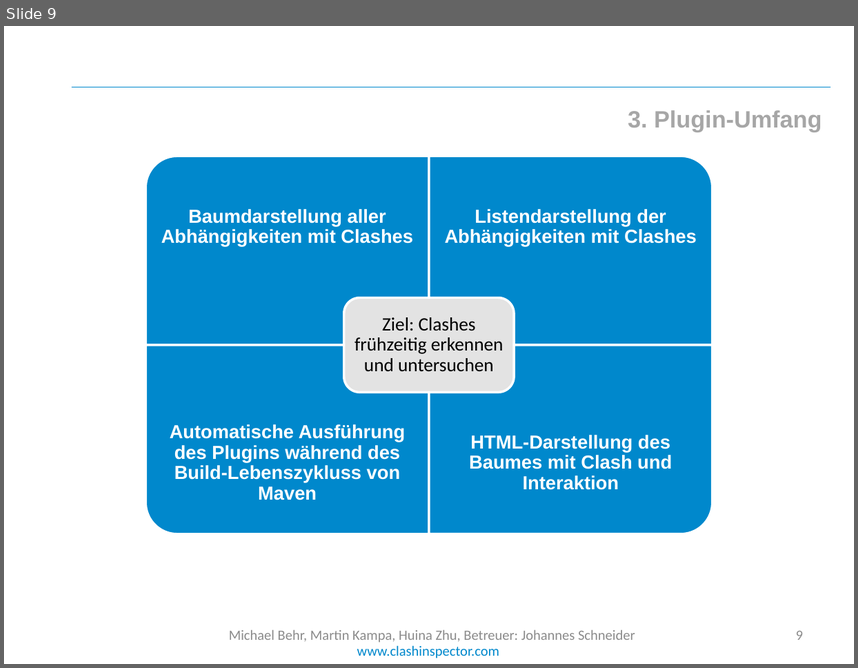
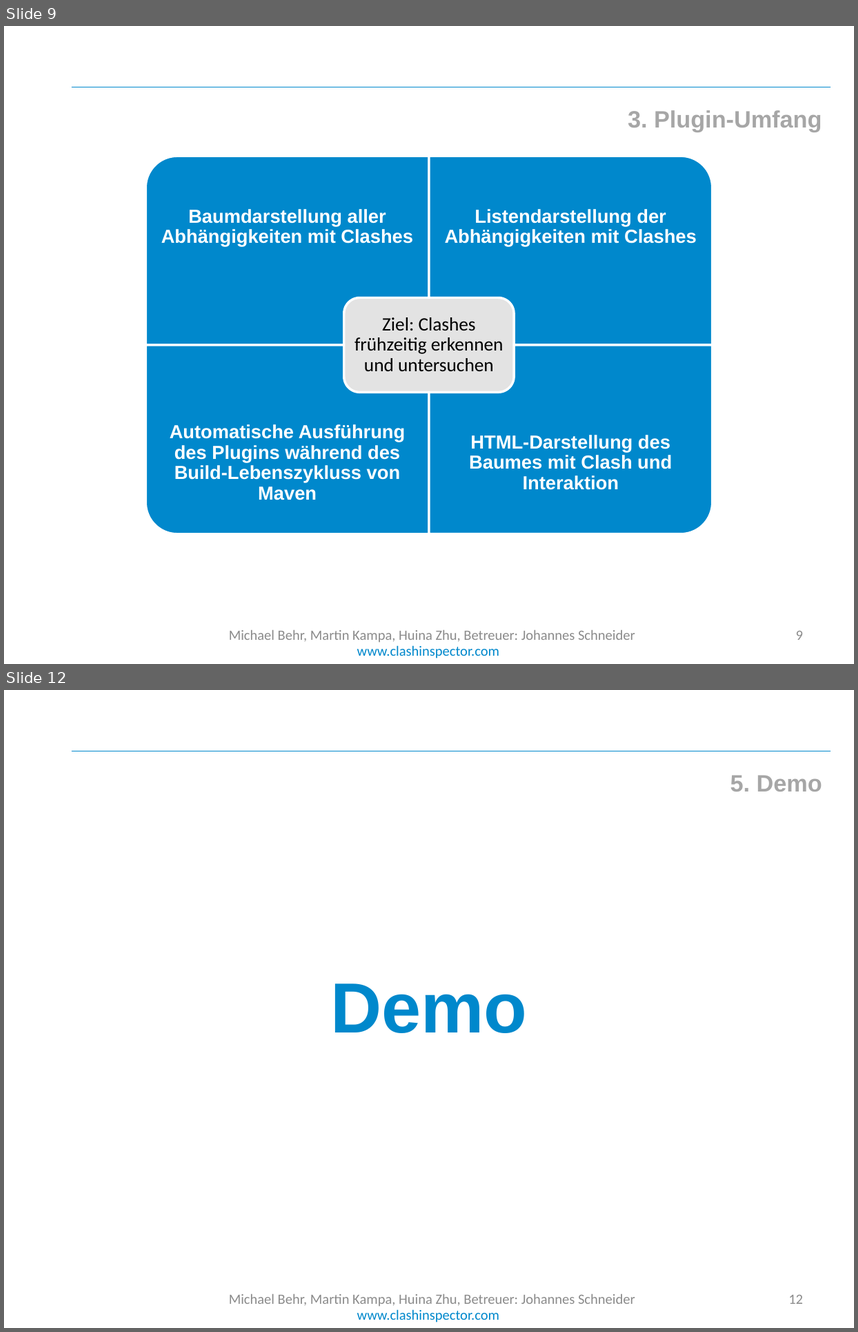
Before and after one commit to cedarsoft/clashinspector.com, a slide deck: presentation/Jahresprojekt Zwischenpräsentation.pptx. Shown one above the other, each under a label of ours: slide 9 before the commit, slides 9 and 12 after it; the slides between them are not shown. The pictures are 858x668 and 858x1332 pixels, drawn with LibreOffice and Linux fonts; fonts in the diff are those of the drawing; background and template pictures are left out. Boxes give left, top, right and bottom in pixels: in the first picture for what was removed or moved away, otherwise in the second. Text is boxed around its words. In the diff, an @@ line names an element or a change of style, - is before the commit and + after.

```diff
--- a/presentation/Jahresprojekt Zwischenpräsentation.pptx
+++ b/presentation/Jahresprojekt Zwischenpräsentation.pptx
@@ slide 12 added at (4, 690, 854, 1328), background #FFFFFF; not listed: 2 template elements that a slide beside it also shows @@
@@ text added at (731, 775, 822, 791), 20 pt, text #A6A6A6, bold @@
+5. Demo
@@ text added at (330, 983, 527, 1033), 60 pt, text #0088CC, bold @@
+Demo
@@ text added at (229, 1294, 635, 1305), 12 pt, text #8C8C8C @@
+Michael Behr, Martin Kampa, Huina Zhu, Betreuer: Johannes Schneider
@@ page number added at (789, 1294, 803, 1303), 12 pt, text #8C8C8C @@
+12
```
Also in this commit, not shown: 11 slides changed, 1 other slide added, 20 other files.
